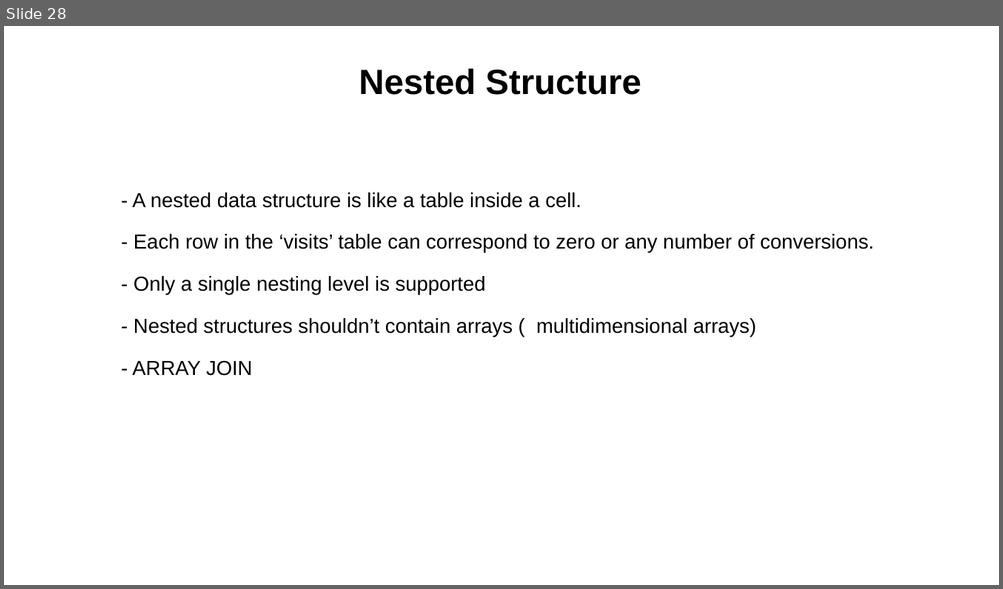
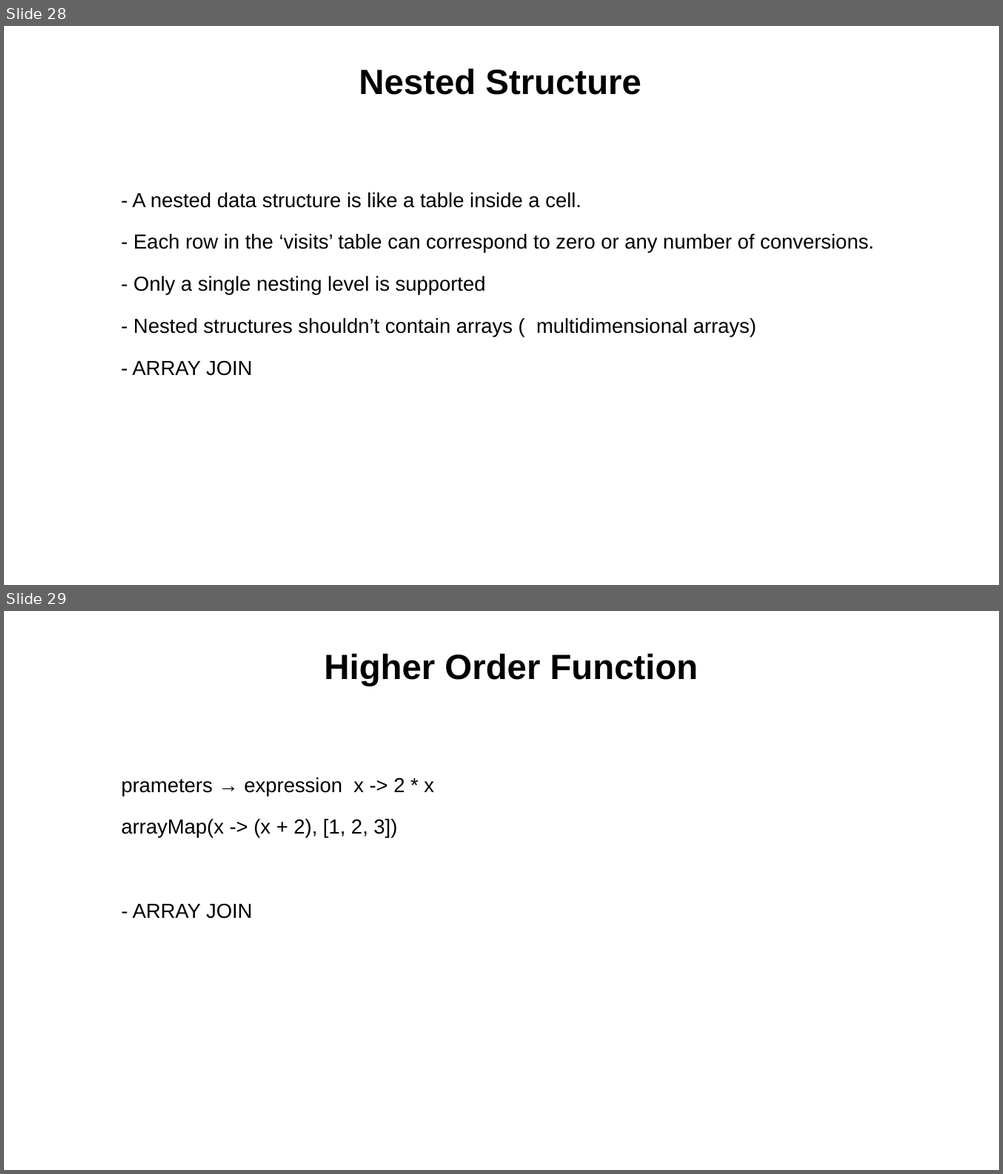
Before and after one commit to chile0101/ClickHouse, a slide deck: clickhouse.odp. Shown one above the other, each under a label of ours: slide 28 before the commit, slides 28 and 29 after it. The pictures are 1003x589 and 1003x1174 pixels, drawn with LibreOffice and Linux fonts; fonts in the diff are those of the drawing. Boxes give left, top, right and bottom in pixels: in the first picture for what was removed or moved away, otherwise in the second. Text is boxed around its words. In the diff, an @@ line names an element or a change of style, - is before the commit and + after.

```diff
--- a/clickhouse.odp
+++ b/clickhouse.odp
@@ slide 29 added at <box>4,611,999,1170</box>, background #FFFFFF @@
@@ text added at <box>324,653,698,686</box>, 28 pt, text #000000, bold @@
+Higher Order Function
@@ text added at <box>121,777,434,919</box>, 28 pt, text #000000 @@
+prameters → expression x -> 2 * x
+arrayMap(x -> (x + 2), [1, 2, 3])
+- ARRAY JOIN
```
Also in this commit, not shown: 1 slide changed, 1 other slide added, 4 other files.
